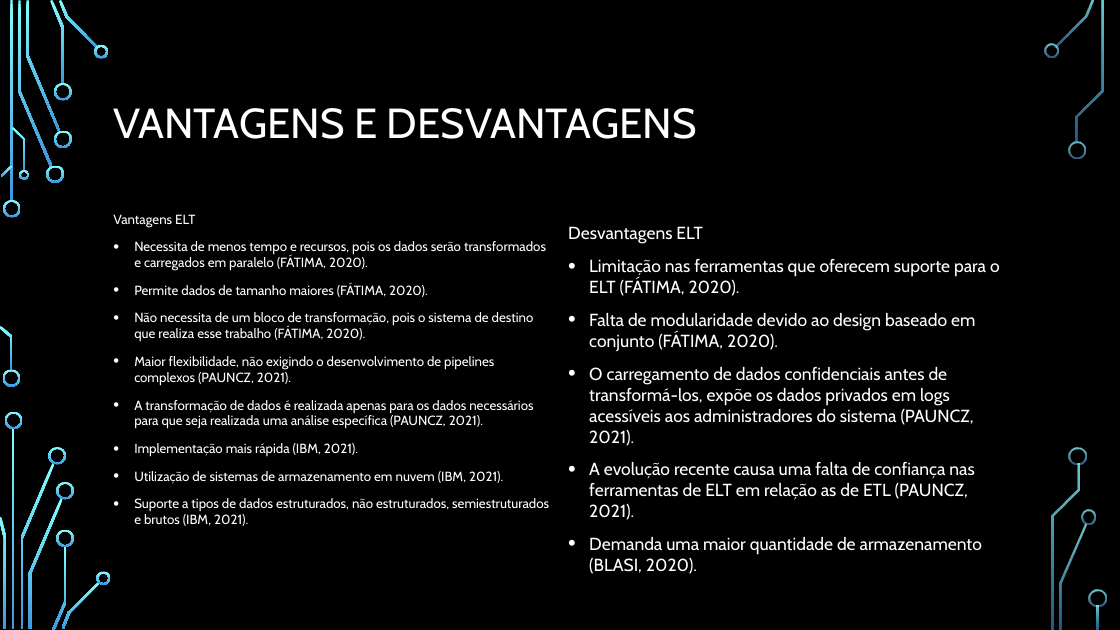
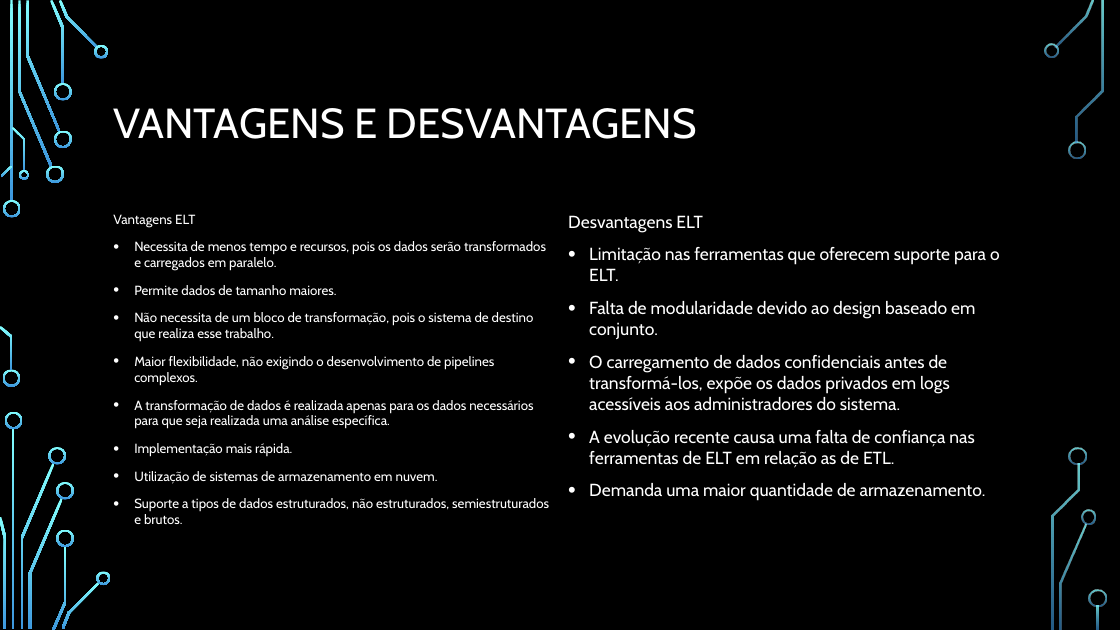
Before and after one commit to adsonb87/tcc, a slide deck: slide 18 of TCC/Resumo/Apresentação.pptx (slide 19 before the commit). Drawn at 1120x630 pixels with LibreOffice and Linux fonts; fonts in the diff are those of the drawing; background and template pictures are left out. Boxes give left, top, right and bottom in pixels: in the first picture for what was removed or moved away, otherwise in the second. Text is boxed around its words. In the diff, an @@ line names an element or a change of style, - is before the commit and + after.

```diff
--- a/TCC/Resumo/Apresentação.pptx
+++ b/TCC/Resumo/Apresentação.pptx
@@ text "Desvantagens ELT": place and size @@
-text "Desvantagens ELT" at (568, 226, 1000, 554)
+text "Desvantagens ELT" at (568, 215, 1000, 501)
@@ text at (134, 241, 549, 524): text changed @@
-• Necessita de menos tempo e recursos, pois os dados serão transformados e carregados em paralelo (FÁTIMA, 2020).
-• Permite dados de tamanho maiores (FÁTIMA, 2020).
-• Não necessita de um bloco de transformação, pois o sistema de destino que realiza esse trabalho (FÁTIMA, 2020).
-• Maior flexibilidade, não exigindo o desenvolvimento de pipelines complexos (PAUNCZ, 2021).
-• A transformação de dados é realizada apenas para os dados necessários para que seja realizada uma análise específica (PAUNCZ, 2021).
-• Implementação mais rápida (IBM, 2021).
-• Utilização de sistemas de armazenamento em nuvem (IBM, 2021).
-• Suporte a tipos de dados estruturados, não estruturados, semiestruturados e brutos (IBM, 2021).
+• Necessita de menos tempo e recursos, pois os dados serão transformados e carregados em paralelo.
+• Permite dados de tamanho maiores.
+• Não necessita de um bloco de transformação, pois o sistema de destino que realiza esse trabalho.
+• Maior flexibilidade, não exigindo o desenvolvimento de pipelines complexos.
+• A transformação de dados é realizada apenas para os dados necessários para que seja realizada uma análise específica.
+• Implementação mais rápida.
+• Utilização de sistemas de armazenamento em nuvem.
+• Suporte a tipos de dados estruturados, não estruturados, semiestruturados e brutos.
@@ text at (589, 247, 1000, 501): text changed @@
-• Limitação nas ferramentas que oferecem suporte para o ELT (FÁTIMA, 2020).
-• Falta de modularidade devido ao design baseado em conjunto (FÁTIMA, 2020).
-• O carregamento de dados confidenciais antes de transformá-los, expõe os dados privados em logs acessíveis aos administradores do sistema (PAUNCZ, 2021).
-• A evolução recente causa uma falta de confiança nas ferramentas de ELT em relação as de ETL (PAUNCZ, 2021).
-• Demanda uma maior quantidade de armazenamento (BLASI, 2020).
+• Limitação nas ferramentas que oferecem suporte para o ELT.
+• Falta de modularidade devido ao design baseado em conjunto.
+• O carregamento de dados confidenciais antes de transformá-los, expõe os dados privados em logs acessíveis aos administradores do sistema.
+• A evolução recente causa uma falta de confiança nas ferramentas de ELT em relação as de ETL.
+• Demanda uma maior quantidade de armazenamento.
```
Also in this commit, not shown: 19 other slides changed, 2 slides removed, 5 other files.
